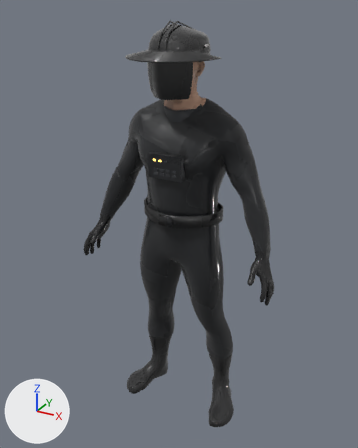
The glTF model dodaios/ui/web/frontend/public/verse/characters/SK_Technician.glb as it was, and as the next commit left it.
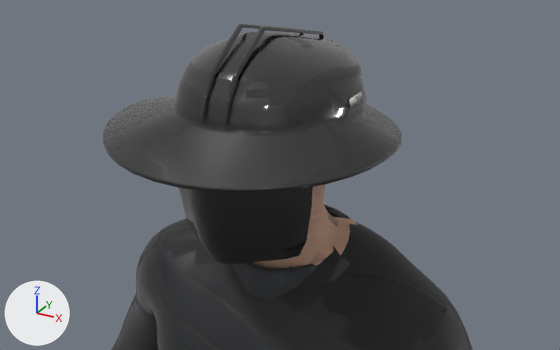
Each version appears first whole from a 50 mm lens placed at (0.965, -1.792, 1.859), pointed at (-0.006, -0.027, 0.977), and next in a close-up from a 50 mm lens placed at (0.46, -0.849, 2.013), pointed at (0.037, -0.081, 1.63). Every picture has the same lights, and +X, +Y and +Z are marked at lower left. The first two pictures are the older version. Vertices at exactly the same position are counted once.

In view in the first close-up: 'Body'.
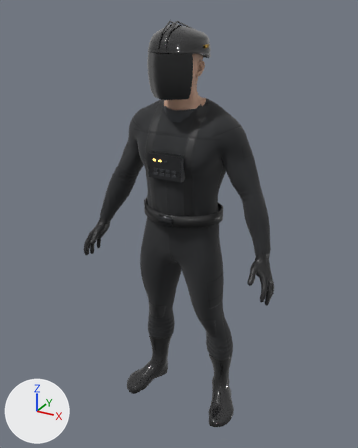
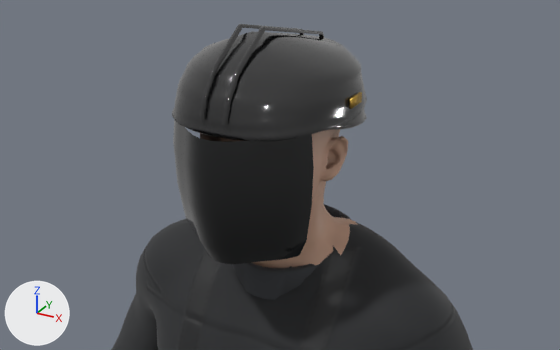
The change, as a diff of the scene's bpy script:
```diff
--- a/dodaios/ui/web/frontend/public/verse/characters/SK_Technician.glb.py
+++ b/dodaios/ui/web/frontend/public/verse/characters/SK_Technician.glb.py
@@ me_body @@
 # used by ob_body; location = (0.0, 0.0, 0.0)
-me_body.from_pydata(...)  # 6008 vertices, 11602 faces; spans x -0.47..0.47, y -0.26..0.14, z 0.0..1.81
+me_body.from_pydata(...)  # 5972 vertices, 11530 faces; spans x -0.47..0.47, y -0.19..0.14, z 0.0..1.81
+# me_body part 1
+# 74 vertices are removed from x -0.18..0.18, y -0.26..0.12, z 1.67..1.69
+# 240 faces are deleted
+# 38 vertices are added at x -0.11..0.11, y -0.16..0.09, z 1.67..1.7
+# 153 new faces join them, mat_m_helmet
+# 15 new faces join them, mat_m_visor
+# me_body part 2: 11362 kept faces spanning x -0.47..0.47, y -0.19..0.14, z 0.0..1.81 get new texture (UV) coordinates
+# me_body part 3: 1742 kept faces spanning x -0.15..0.17, y -0.19..0.1, z 1.47..1.81 get new vertex colours
 me_body.materials.append(mat_m_gloves)
```

What differs and where, as boxes (x1, y1, x2, y2) in the close-ups (560 x 350 px; the box of a moved part takes in the faces that stretch with it):
'Body', reshaped
    before: (103, 24, 473, 350)
    after: (111, 24, 473, 350)
part 1 of me_body, moved or reshaped
    before: (103, 94, 402, 193)
    after: (172, 107, 367, 176)
part 2 of me_body, surface changed
    both: (117, 28, 467, 350)
part 3 of me_body, recoloured
    both: (174, 69, 366, 278)
